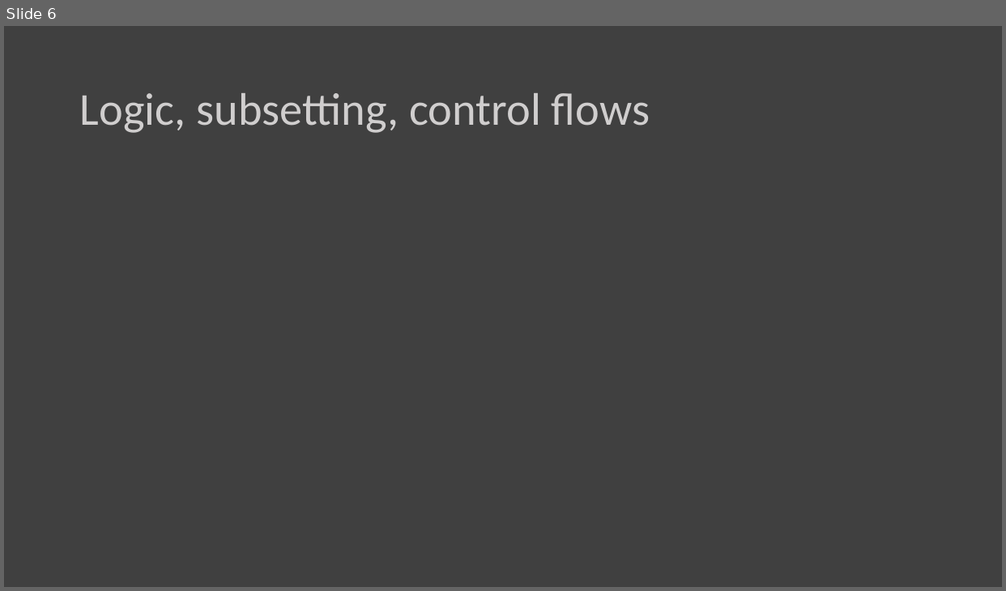
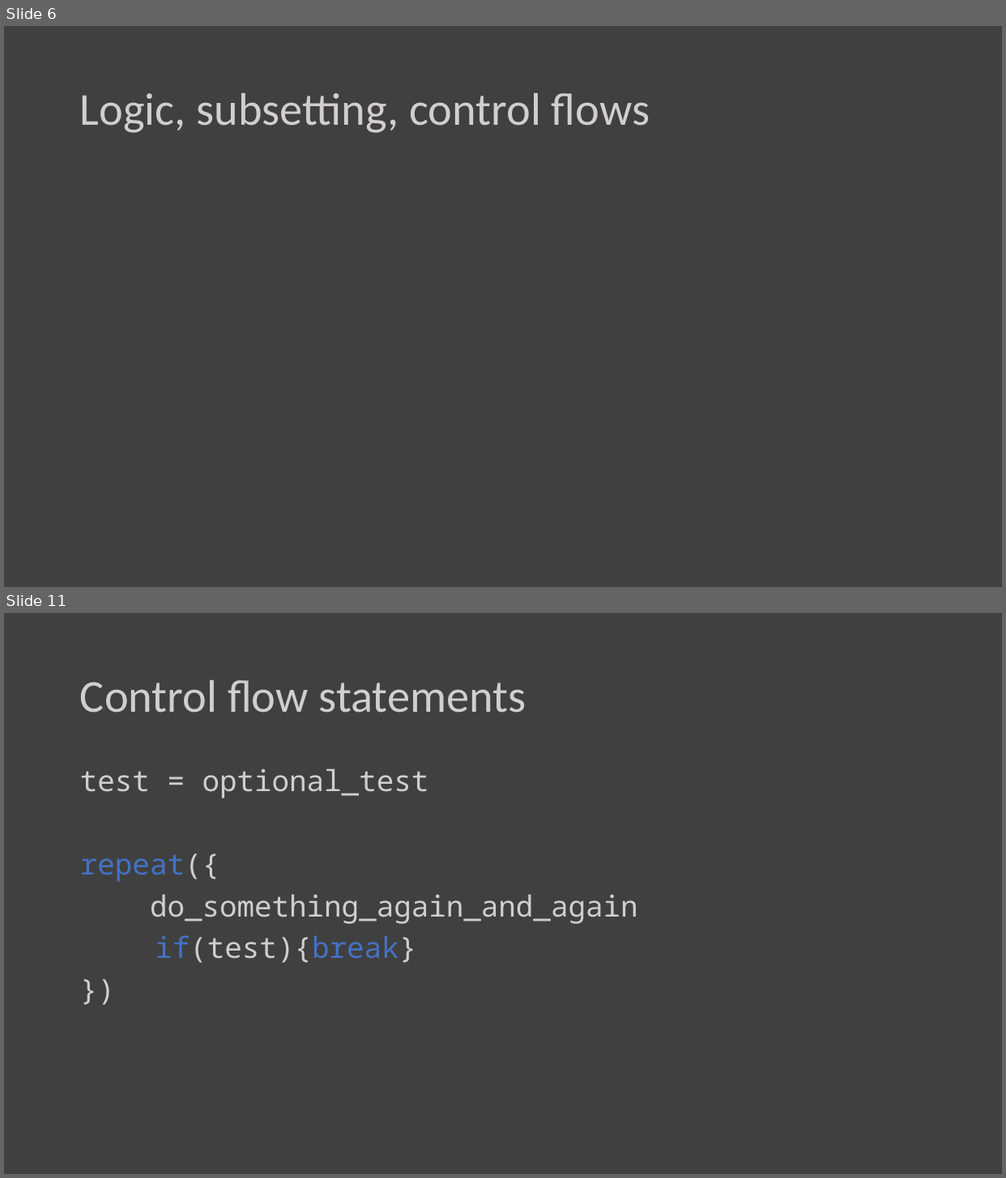
Before and after one commit to awong234/Rintro, a slide deck: R_Day2.pptx. Shown one above the other, each under a label of ours: slide 6 before the commit, slides 6 and 11 after it; the slides between them are not shown. The pictures are 1006x591 and 1006x1178 pixels, drawn with LibreOffice and Linux fonts; fonts in the diff are those of the drawing. Boxes give left, top, right and bottom in pixels: in the first picture for what was removed or moved away, otherwise in the second. Text is boxed around its words. In the diff, an @@ line names an element or a change of style, - is before the commit and + after.

```diff
--- a/R_Day2.pptx
+++ b/R_Day2.pptx
@@ slide 11 added at <box>4,613,1002,1174</box>, background #404040 @@
@@ title added at <box>80,680,526,713</box>, 44 pt, text #D0CECE @@
+Control flow statements
@@ text added at <box>80,769,638,963</box>, 28 pt, text #D0CECE @@
+test = optional_test
+repeat({
+do_something_again_and_again
+if(test){break}
+})
```
Also in this commit, not shown: 2 slides changed, 3 other slides added.
